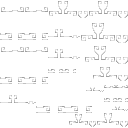
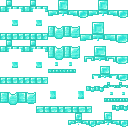
Layer changes from the first 128 x 128 image to the second:
hid group "trims" (19 layers) over (0, 0, 128, 127)
painted on "flow" over (0, 0, 128, 127)
showed group "materials" (9 layers), opacity 27% → 100% over (0, 0, 128, 127)
showed "diamond", painted on it over (0, 0, 128, 127)
